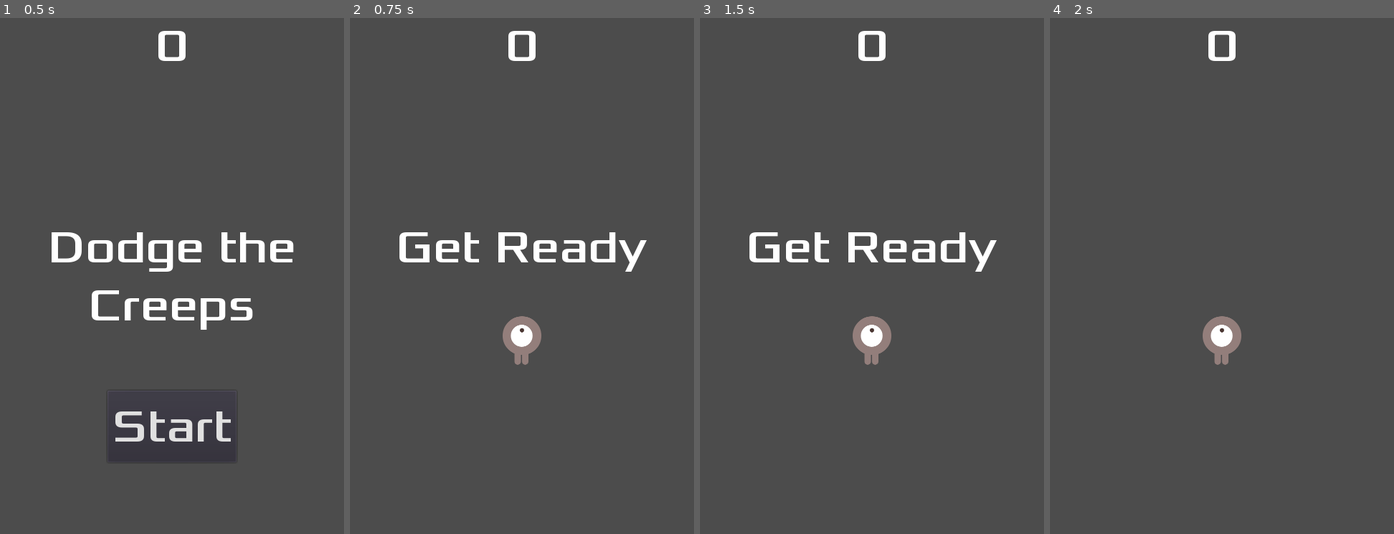
Above: before the commit, frames 1-4 (left to right).
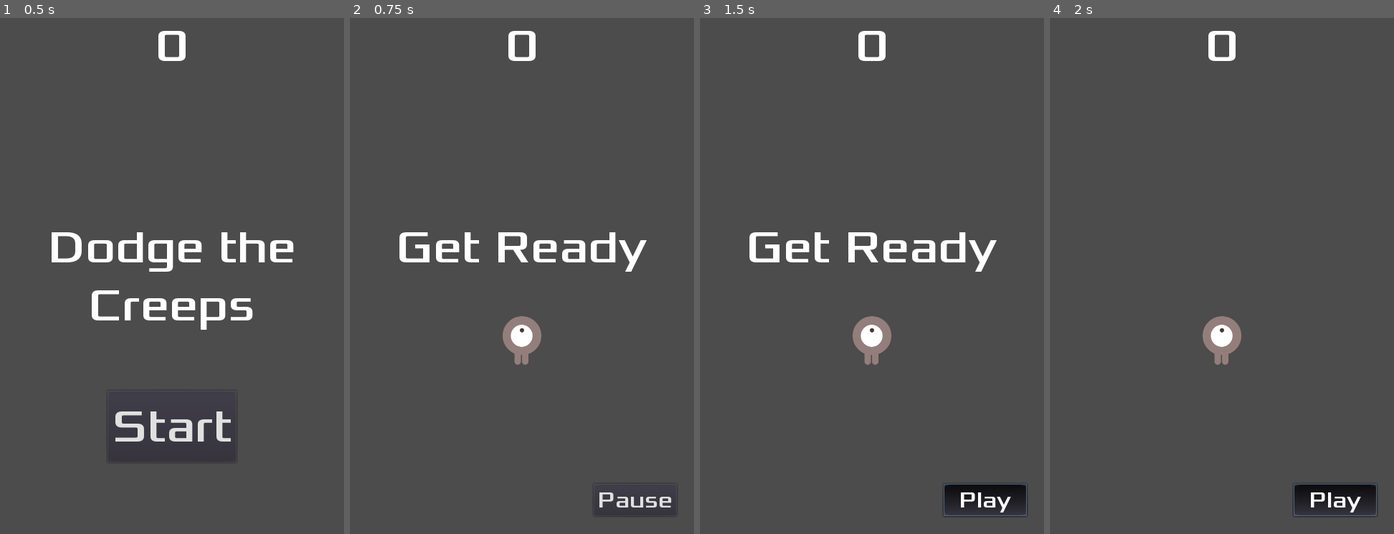
Above: after the commit, the same moments.

Repository: colinmxs/cs497
Game: Godot game, scene res://Main.tscn
The game is run twice, just before and just after one commit, with the same random seed, the same clock (stepped at 60 frames per second) and the same inputs. The project has no main scene, so this scene is started directly.
Inputs (mouse positions are in pixels of both pictures, inside the frame that each line leads up to):
- Up to frame 1 (0.5 s): no input
- Up to frame 2 (0.75 s): click "Start" at 0.5 s
- Up to frame 3 (1.5 s): click (985, 497) at 1.25 s, where only the run after the commit has a clickable "Pause"
- Up to frame 4 (2 s): no input

Frame 1 is identical in both runs. In frame 2, 0.3% of the frame differs, in the area x 72-94%, y 91-97%; in frame 3, 1.5%, in the area x 70-96%, y 90-97%; in frame 4, 1.5%.

Commit message:
add non functioning pause button

Diff:
--- a/dodge_the_creeps/HUD.gd
+++ b/dodge_the_creeps/HUD.gd
@@ -23,4 +23,11 @@
 
 func _on_StartButton_pressed():
     $StartButton.hide()
+    $PauseButton.show()
     emit_signal("start_game")
+
+func _on_PauseButton_toggled(button_pressed):
+	if button_pressed == true:
+		$PauseButton.text = "Play"
+	else:
+		$PauseButton.text = "Pause"
--- a/dodge_the_creeps/HUD.tscn
+++ b/dodge_the_creeps/HUD.tscn
@@ -13,6 +13,10 @@
 
 [sub_resource type="DynamicFont" id=3]
 size = 64
+font_data = ExtResource( 2 )
+
+[sub_resource type="DynamicFont" id=4]
+size = 32
 font_data = ExtResource( 2 )
 
 [node name="HUD" type="CanvasLayer"]
@@ -49,5 +53,21 @@
 text = "Start"
 
 [node name="MessageTimer" type="Timer" parent="."]
+
+[node name="PauseButton" type="Button" parent="."]
+visible = false
+anchor_left = 1.0
+anchor_top = 1.0
+anchor_right = 1.0
+anchor_bottom = 1.0
+margin_left = -140.0
+margin_top = -70.0
+margin_right = -24.0
+margin_bottom = -25.0
+custom_fonts/font = SubResource( 4 )
+toggle_mode = true
+text = "Pause"
+[connection signal="start_game" from="." to="." method="new_game"]
 [connection signal="pressed" from="StartButton" to="." method="_on_StartButton_pressed"]
 [connection signal="timeout" from="MessageTimer" to="." method="_on_MessageTimer_timeout"]
+[connection signal="toggled" from="PauseButton" to="." method="_on_PauseButton_toggled"]
Not shown: 1 places in dodge_the_creeps/HUD.tscn that only renumber resources
